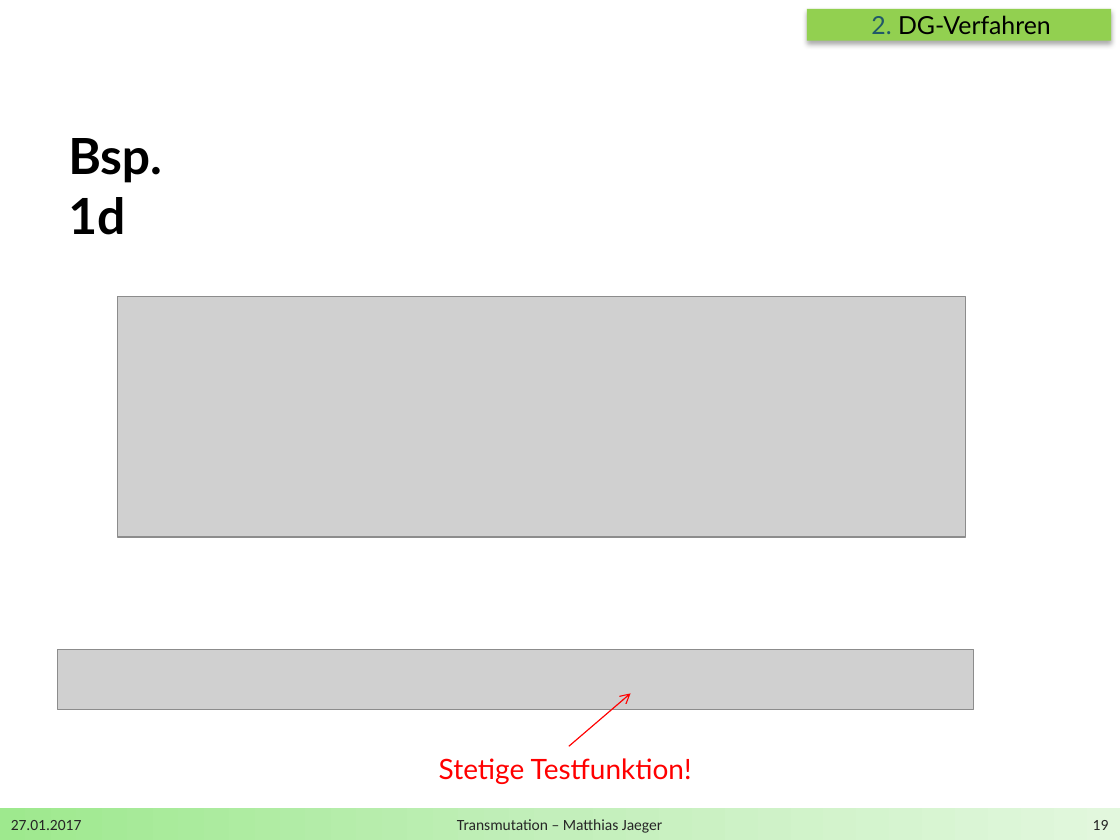
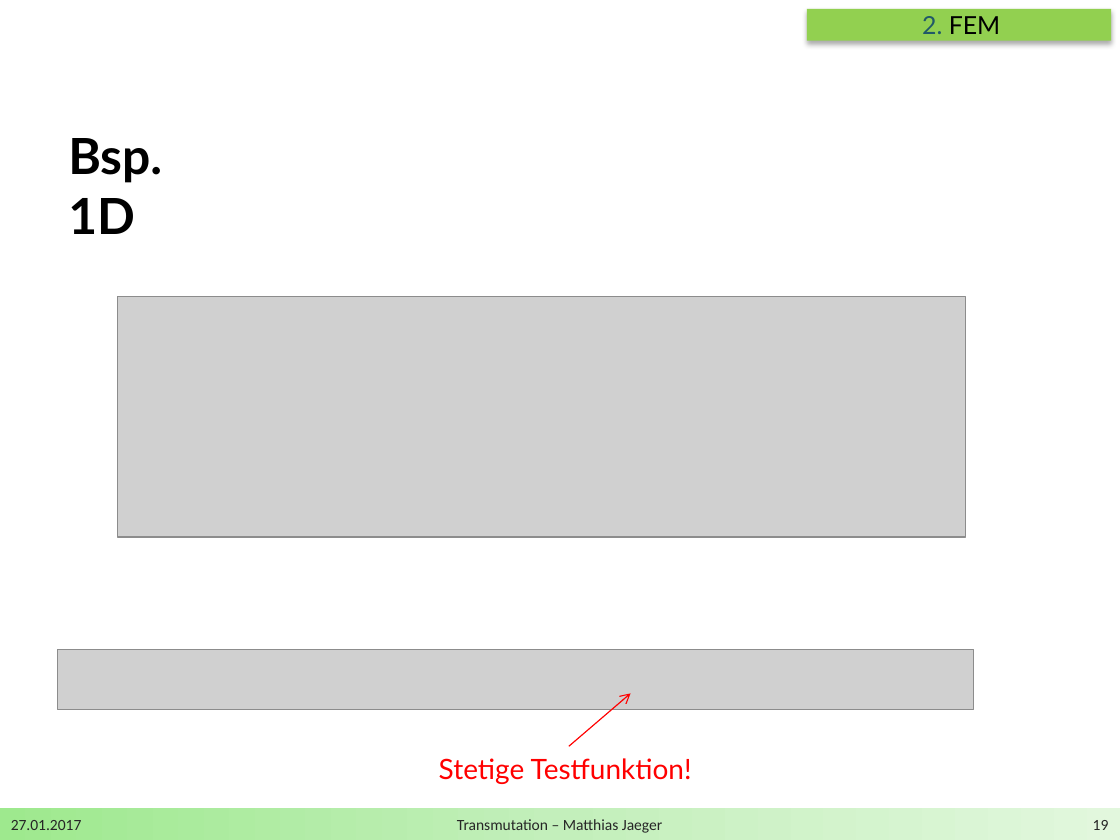
Before and after one commit to DerKleineGauss/Masterarbeit, a slide deck: slide 19 of Zwischenvortrag/Präsentation.pptx. Drawn at 1120x840 pixels with LibreOffice and Linux fonts; fonts in the diff are those of the drawing; grey boxes stand for pictures; background and template pictures are left out. Boxes give left, top, right and bottom in pixels: in the first picture for what was removed or moved away, otherwise in the second. Text is boxed around its words. In the diff, an @@ line names an element or a change of style, - is before the commit and + after.

```diff
--- a/Zwischenvortrag/Präsentation.pptx
+++ b/Zwischenvortrag/Präsentation.pptx
@@ text at (x1=922, y1=16, x2=1000, y2=34): text changed @@
-2. DG-Verfahren
+2. FEM
@@ text at (x1=68, y1=138, x2=162, y2=234): text changed @@
-Bsp. 1d
+Bsp. 1D
```
Also in this commit, not shown: 11 other slides changed, 6 slides added, 2 other files.
